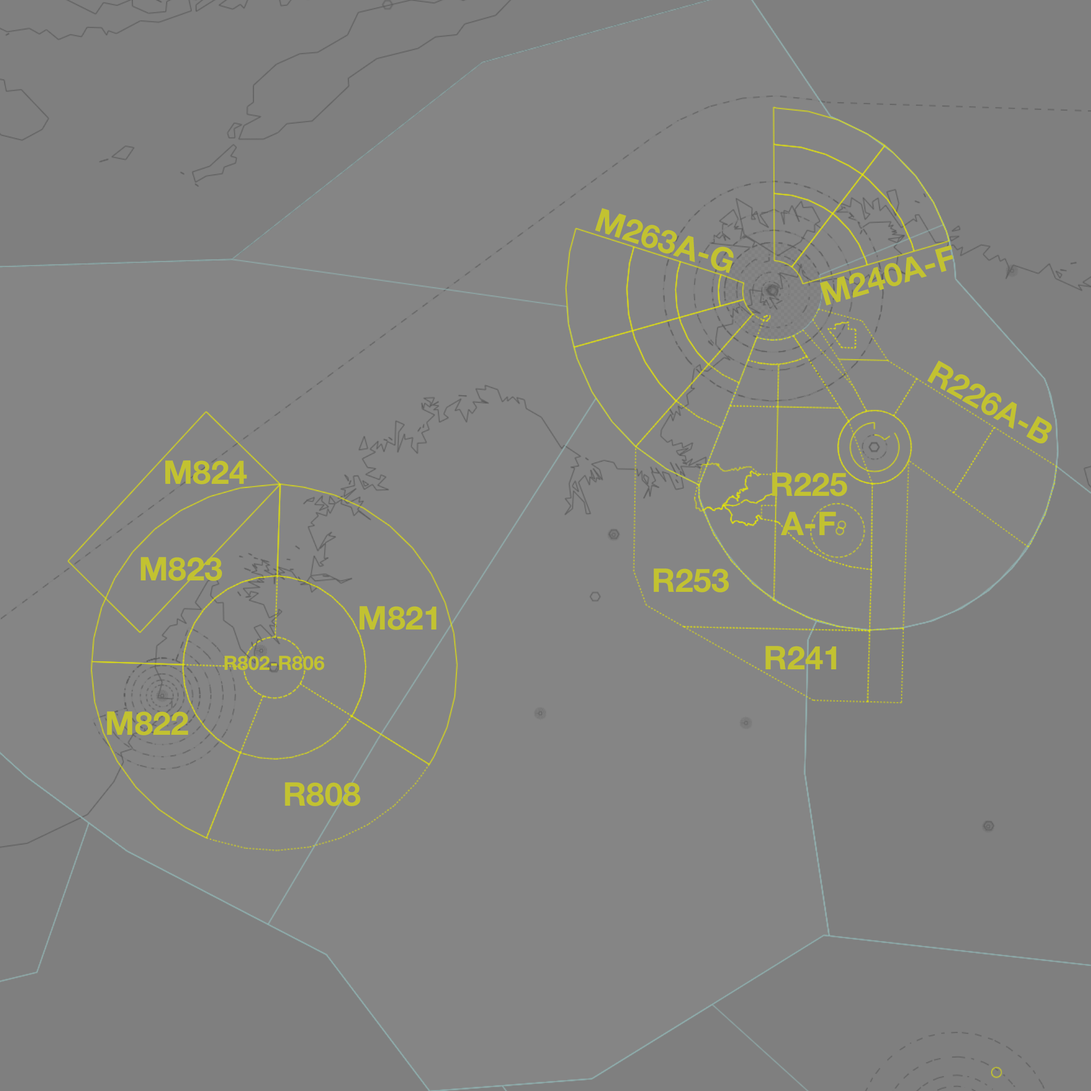
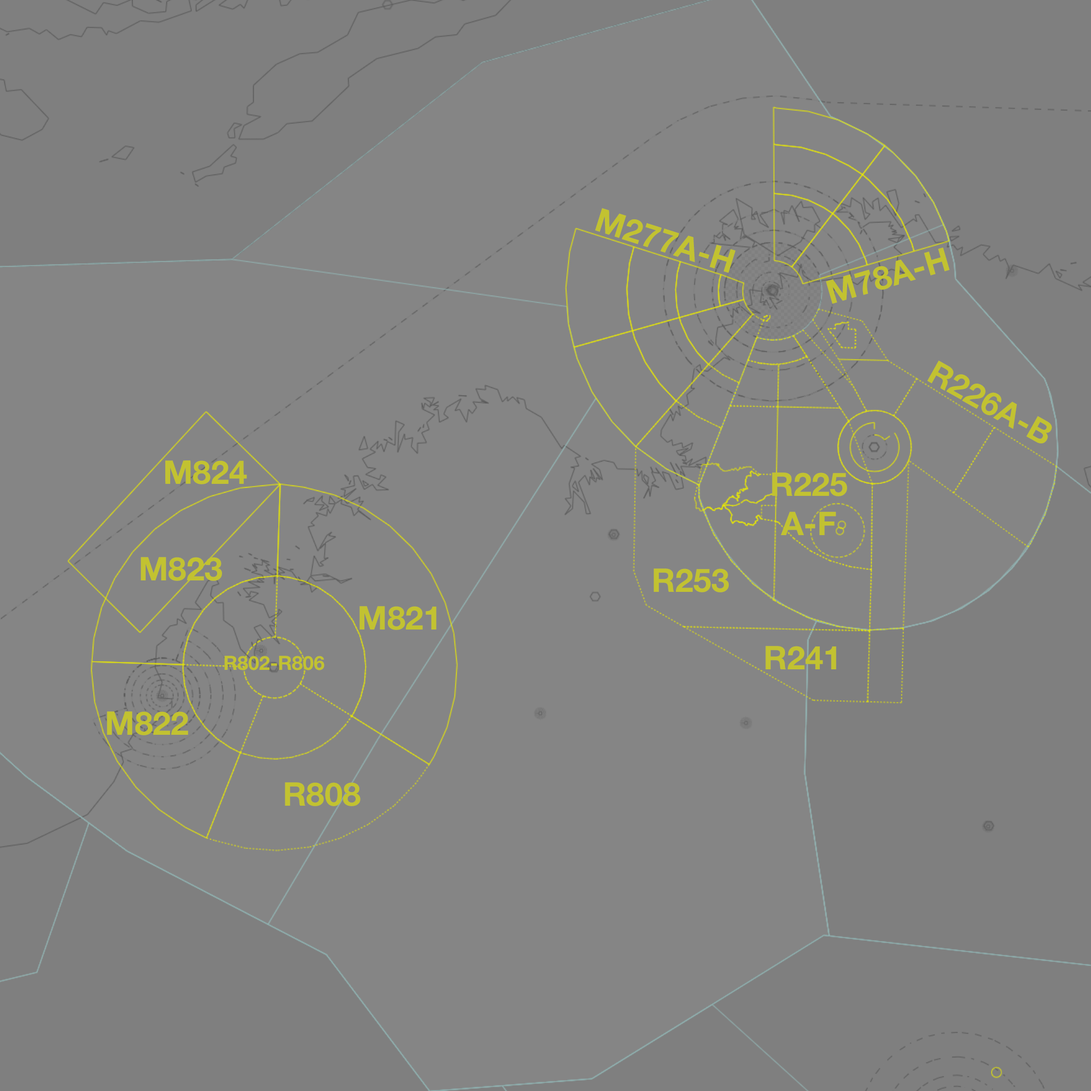
Two versions of the same layered image (1091x1091). Layer-by-layer changes:
renamed "M240A-F" to "M78A-H", painted on it over [820, 245, 954, 306]
renamed "M263A-G" to "M277A-H", painted on it over [641, 223, 737, 274]
